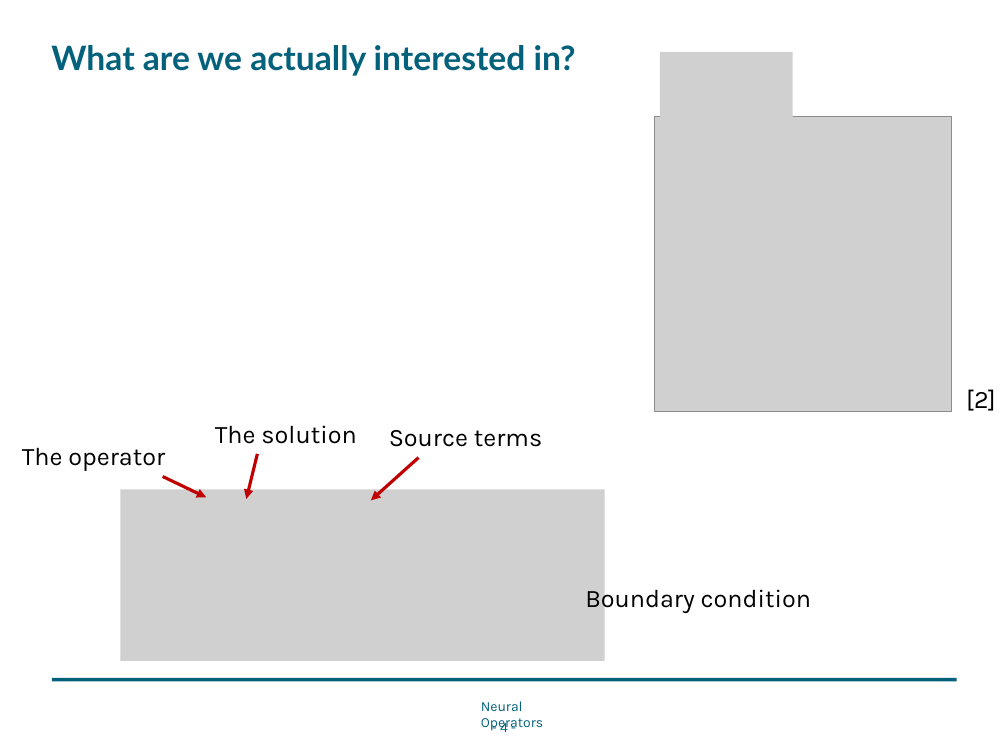
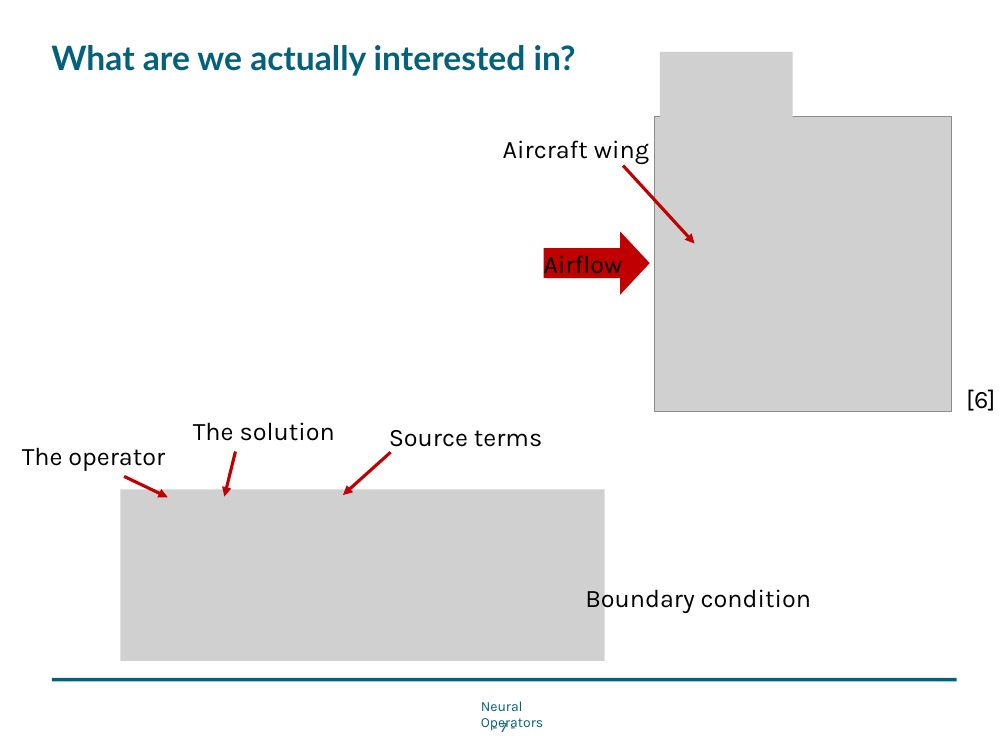
Before and after one commit to Nerrror/NeuralOperator, a slide deck: slide 7 of NeuralOperator.pptx (slide 4 before the commit). Drawn at 1008x756 pixels with LibreOffice and Linux fonts; fonts in the diff are those of the drawing; grey boxes stand for pictures; background and template pictures are left out. Boxes give left, top, right and bottom in pixels: in the first picture for what was removed or moved away, otherwise in the second. Text is boxed around its words. In the diff, an @@ line names an element or a change of style, - is before the commit and + after.

```diff
--- a/NeuralOperator.pptx
+++ b/NeuralOperator.pptx
@@ text added at bbox=[503, 140, 649, 165], 18 pt, text #000000 @@
+Aircraft wing
@@ arrow added from (623, 165) to (695, 244), #C00000 2.25 pt @@
@@ right arrow added at bbox=[543, 232, 649, 295], fill #C00000, 18 pt, text #000000 @@
+Airflow
@@ text at bbox=[966, 389, 996, 411]: text changed @@
-[2]
+[6]
@@ text "The solution": place and size @@
-text "The solution" at bbox=[215, 425, 356, 444]
+text "The solution" at bbox=[193, 422, 335, 441]
@@ arrow moved from (162, 477) - (207, 497) to (124, 477) - (167, 497) @@
@@ arrow moved from (257, 454) - (246, 499) to (236, 452) - (225, 497) @@
@@ arrow moved from (418, 458) - (371, 500) to (391, 453) - (343, 495) @@
@@ page number at bbox=[501, 720, 508, 732]: text changed @@
-- 4 -
+- 7 -
```
Also in this commit, not shown: 8 other slides changed, 7 slides added, 1 slide removed.
